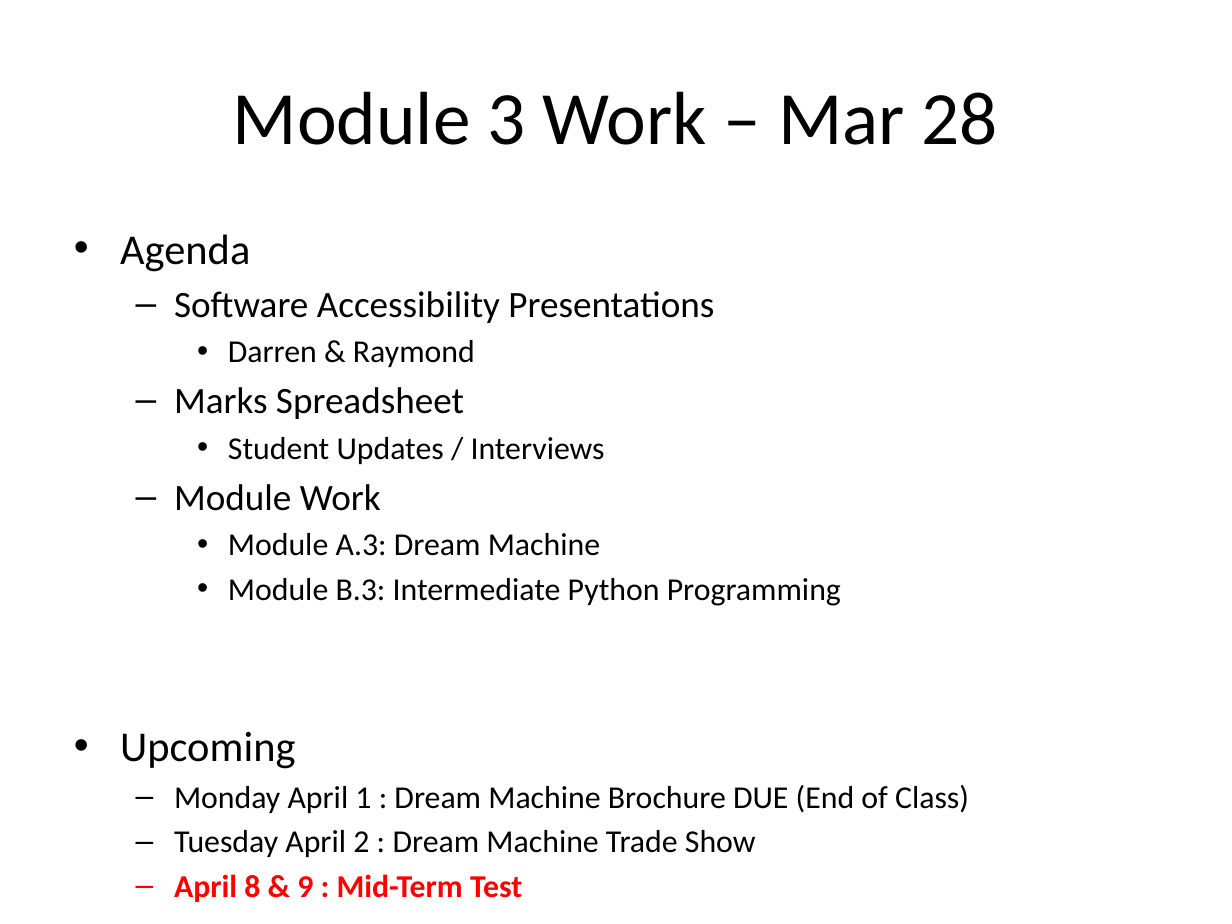
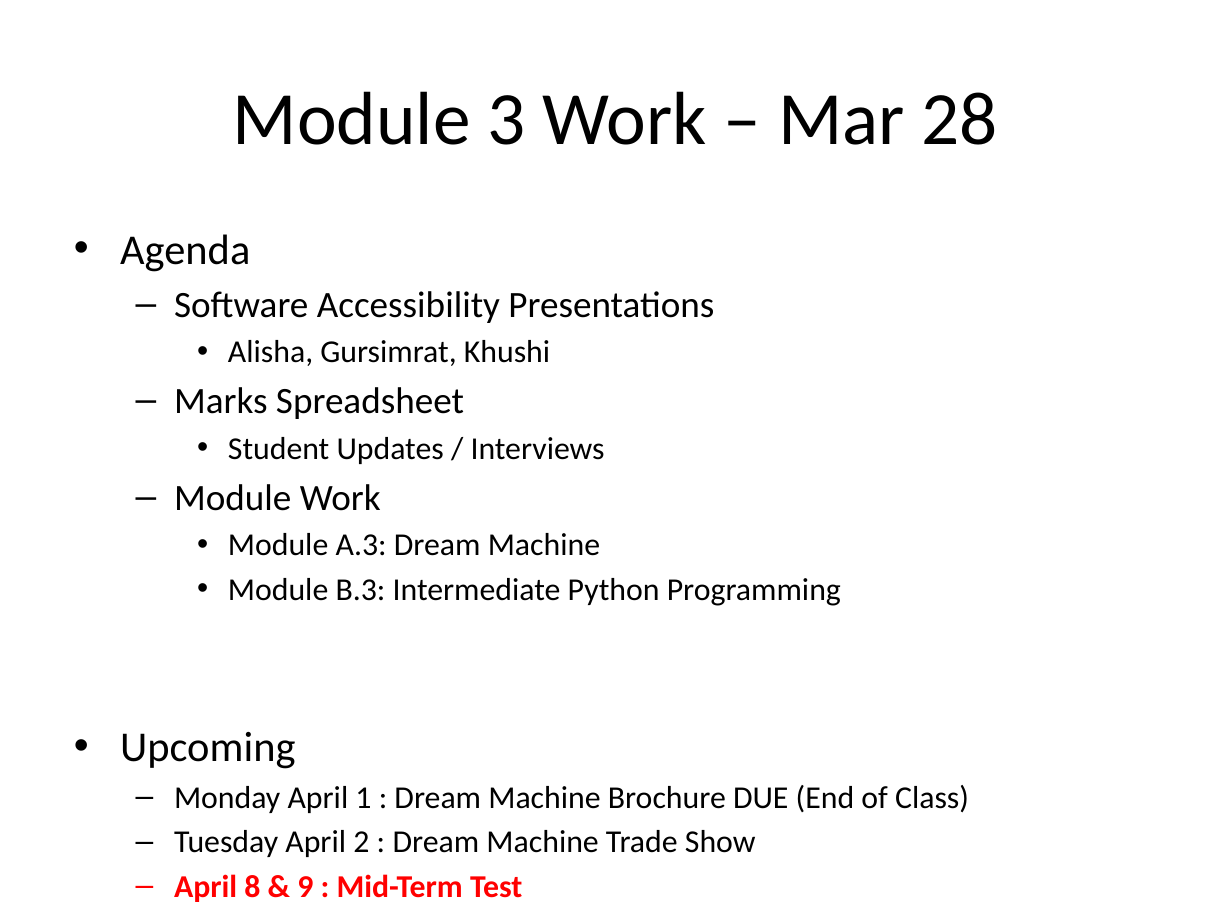
Before and after one commit to Greg5519/Old2O, a slide deck: slide 1 of Daily Agendas/Day7.4_ModuleWork.pptx. Drawn at 1232x924 pixels with LibreOffice and Linux fonts; fonts in the diff are those of the drawing. Boxes give left, top, right and bottom in pixels: in the first picture for what was removed or moved away, otherwise in the second. Text is boxed around its words. In the diff, an @@ line names an element or a change of style, - is before the commit and + after.

```diff
--- a/Daily Agendas/Day7.4_ModuleWork.pptx
+++ b/Daily Agendas/Day7.4_ModuleWork.pptx
@@ text at bbox=[228, 340, 550, 366]: text changed @@
-    • Darren & Raymond
+    • Alisha, Gursimrat, Khushi
```
Also in this commit, not shown: 1 other file.
